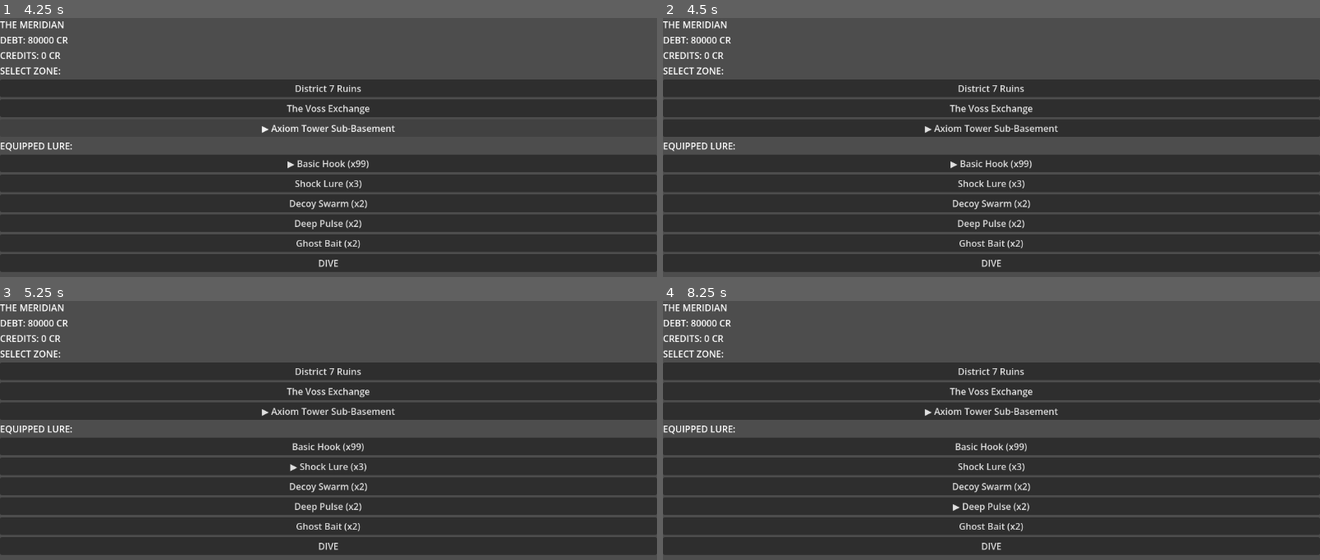
Above: before the commit, frames 1-4 (two rows, left to right).
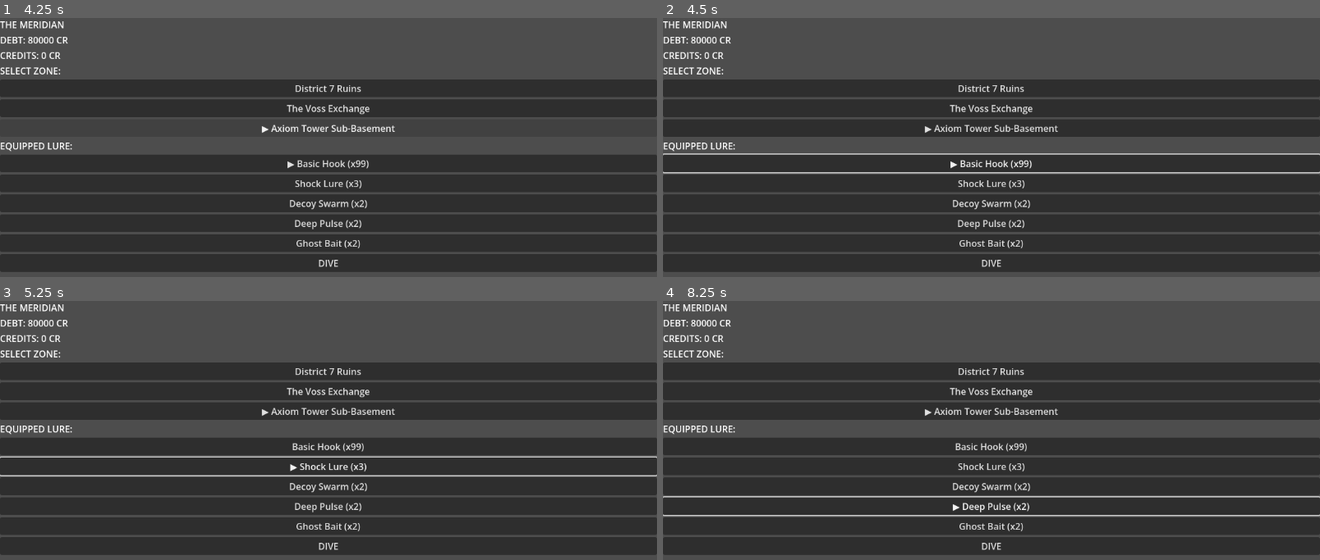
Above: after the commit, the same moments.

Repository: Teeohbee/deadcast
Game: Godot game, scene res://scenes/barge_hub/BargeHub.tscn
Same seed, same stepped clock (60 frames per second), same inputs: the game is played once before the commit and once after it.
Inputs:
- Up to frame 1 (4.25 s): click "▶ District 7 Ruins" at 0.5 s; click "The Voss Exchange" at 1.25 s; click "District 7 Ruins" at 2 s; click "Axiom Tower Sub-Basement" at 2.75 s; click "▶ Axiom Tower Sub-Basement" at 3.5 s
- Up to frame 2 (4.5 s): click "▶ Basic Hook (x99)" at 4.25 s
- Up to frame 3 (5.25 s): click "Shock Lure (x3)" at 5 s
- Up to frame 4 (8.25 s): click "Basic Hook (x99)" at 5.75 s; click "Decoy Swarm (x2)" at 6.5 s; click "▶ Decoy Swarm (x2)" at 7.25 s; click "Deep Pulse (x2)" at 8 s

Frame 1 is identical in both runs. In frame 2, 1.3% of the frame differs, in the area x 0-100%, y 52-61%; in frame 3, 1.3%; in frame 4, 1.3%.

Commit message:
fix: restore focus to equipped lure button after rebuild

Diff:
--- a/scenes/barge_hub/LureEquip.gd
+++ b/scenes/barge_hub/LureEquip.gd
@@ -13,6 +13,7 @@
 
 	await get_tree().process_frame
 
+	var focus_btn: Button = null
 	for lure_id in LURE_IDS:
 		var lure_path = "res://resources/lures/%s.tres" % lure_id
 		var lure: LureData = load(lure_path)
@@ -24,6 +25,10 @@
 		btn.disabled = qty == 0
 		btn.pressed.connect(func() -> void: _on_lure_selected(lure))
 		add_child(btn)
+		if is_equipped:
+			focus_btn = btn
+	if focus_btn:
+		focus_btn.grab_focus()
 
 func _on_lure_selected(lure: LureData) -> void:
 	GameState.equip_lure(lure)
